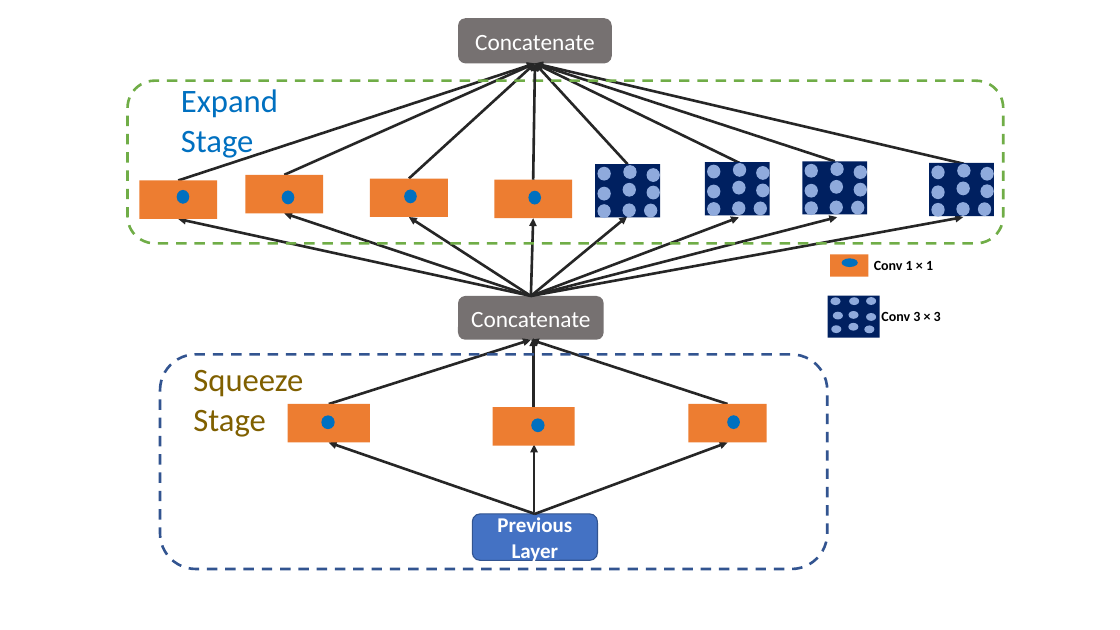
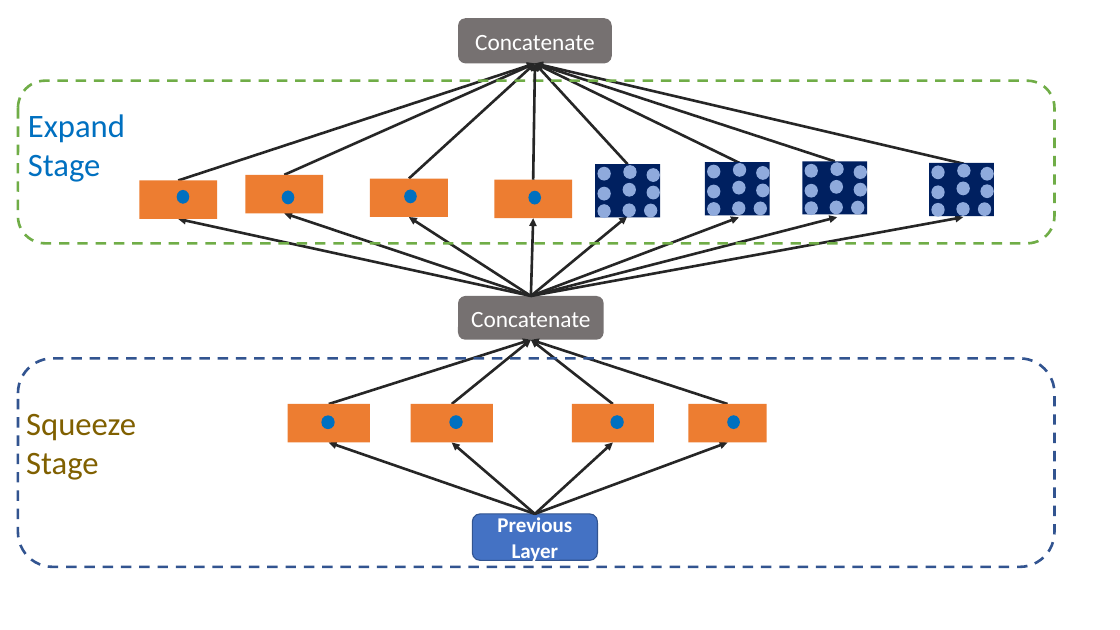
Before and after one commit to niazwazir/WAZIR_SENEXT, a slide deck: slide 14 of FINAL_WAZIR_MODEL.pptx (slide 4 before the commit). Drawn at 1120x630 pixels with LibreOffice and Linux fonts; fonts in the diff are those of the drawing. Boxes give left, top, right and bottom in pixels: in the first picture for what was removed or moved away, otherwise in the second. Text is boxed around its words. In the diff, an @@ line names an element or a change of style, - is before the commit and + after.

```diff
--- a/FINAL_WAZIR_MODEL.pptx
+++ b/FINAL_WAZIR_MODEL.pptx
@@ rounded rectangle: place and size @@
-rounded rectangle at (128,81,1003,244)
+rounded rectangle at (18,81,1054,244)
@@ text "Expand": place and size @@
-text "Expand" at (181,89,278,160)
+text "Expand" at (28,114,125,182)
@@ rectangle removed at (830,255,869,277) @@
@@ ellipse removed at (842,259,858,267) @@
@@ text removed at (874,261,933,270) @@
-Conv 1 × 1
@@ rectangle removed at (828,296,880,338) @@
@@ ellipse removed at (831,297,841,305) @@
@@ ellipse removed at (849,297,860,305) @@
@@ ellipse removed at (866,297,876,305) @@
@@ ellipse removed at (832,325,842,333) @@
@@ ellipse removed at (833,312,844,319) @@
@@ ellipse removed at (849,323,859,330) @@
@@ ellipse removed at (849,311,859,318) @@
@@ ellipse removed at (865,325,875,333) @@
@@ ellipse removed at (866,313,876,321) @@
@@ text removed at (881,311,941,321) @@
-Conv 3 × 3
@@ rounded rectangle: place and size @@
-rounded rectangle at (160,355,828,569)
+rounded rectangle at (18,359,1054,567)
@@ arrow added from (452, 404) to (531, 339), #262626 2.25 pt @@
@@ arrow moved from (534, 407) - (534, 339) to (613, 404) - (531, 339) @@
@@ text "Squeeze": place and size @@
-text "Squeeze" at (193,369,303,437)
+text "Squeeze" at (26,413,136,480)
@@ rectangle added at (411,404,493,443), fill #ED7D31 @@
@@ ellipse added at (450,415,463,429), fill #0070C0 @@
@@ rectangle: place and size @@
-rectangle at (492,408,575,446)
+rectangle at (572,404,655,443)
@@ ellipse: place and size @@
-ellipse at (531,418,544,432)
+ellipse at (611,415,624,429)
@@ arrow added from (535, 514) to (452, 443), #262626 2.25 pt @@
@@ arrow moved from (534, 512) - (534, 444) to (535, 514) - (613, 443) @@
```
Also in this commit, not shown: 4 other slides changed, 6 slides added, 4 slides removed, 33 other files.
